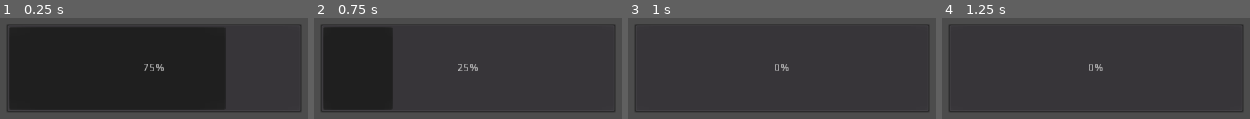
Above: before the commit, frames 1-4 (left to right).
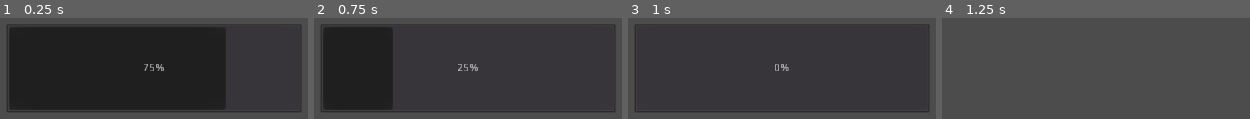
Above: after the commit, the same moments.

Repository: EamonnMR/orbital_fortress
Game: Godot game, scene res://RespawnCountdown.tscn
Two runs of this game, one before a commit and one after it. Both use one fixed random seed, a clock stepped at 60 frames per second and the inputs below. This scene is started directly instead of the project's main scene.
Inputs:
- Up to frame 1 (0.25 s): no input
- Up to frame 2 (0.75 s): hold Right (move_right) from 0.53 s (still down)
- Up to frame 3 (1 s): keep holding Right (move_right); tap Space at 0.77 s
- Up to frame 4 (1.25 s): keep holding Right (move_right)

Frames 1-3 are identical in both runs. In frame 4, 1.7% of the frame differs, in the area x 2-98%, y 6-94%.

Commit message:
Function is called with args, make sure they're there

Diff:
--- a/RespawnCountdown.gd
+++ b/RespawnCountdown.gd
@@ -15,6 +15,6 @@
 	)
 	start()
 
-func _on_RespawnCountdown_tween_completed():
+func _on_RespawnCountdown_tween_completed(_object, _key):
 	emit_signal("completed")
 	queue_free()
